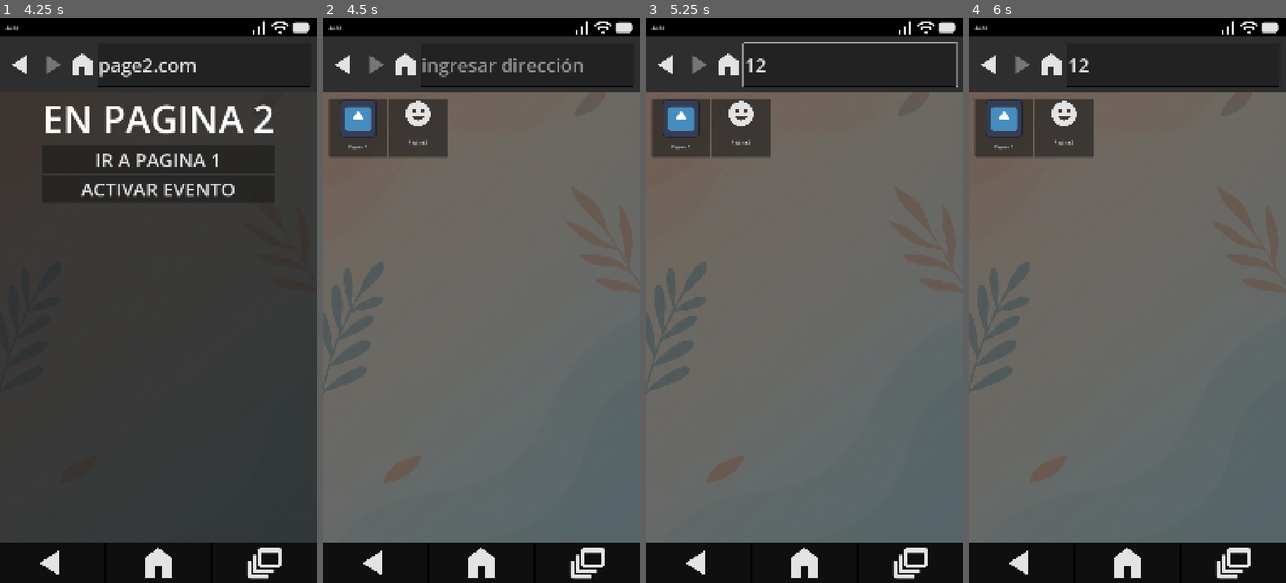
Above: before the commit, frames 1-4 (left to right).
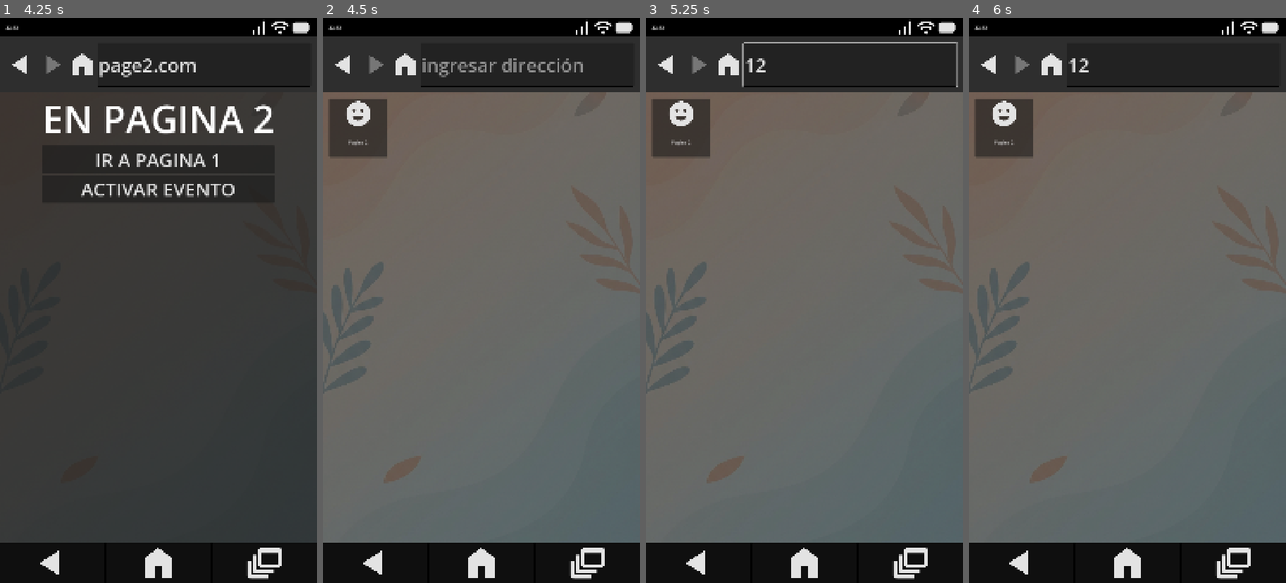
Above: after the commit, the same moments.

Repository: AlfredoCamarena/GD-Phone
Game: Godot game, scene res://_System/Main/main.tscn
The game is run twice, just before and just after one commit, with the same random seed, the same clock (stepped at 60 frames per second) and the same inputs. The engine's default icon, where the game draws it, is replaced by a stand-in: a white triangle on a blue panel in a dark square. Sound files missing from this copy of the repository are replaced by a short silence.
Inputs (mouse positions are in pixels of both pictures, inside the frame that each line leads up to):
- Up to frame 1 (4.25 s): click "Message" at 0.5 s; click (158, 74) at 1.25 s; click (12, 464) at 2 s; click (12, 464) at 2.75 s; click "Pagina 2" at 3.5 s
- Up to frame 2 (4.5 s): click (405, 63) at 4.25 s
- Up to frame 3 (5.25 s): click (848, 63) at 5.02 s; type "12" at 5.1 s
- Up to frame 4 (6 s): click (1051, 63) at 5.75 s

Frame 1 is identical in both runs. In frame 2, 2.7% of the frame differs, in the area x 5-40%, y 14-25%; in frame 3, 2.7%; in frame 4, 2.7%.

Commit message:
Save and show in bookmarks unlocked webpages

Diff:
--- a/_System/Main/main.gd
+++ b/_System/Main/main.gd
@@ -38,6 +38,7 @@
 	const WEB_BROWSER_SCENE = preload("uid://c15x2ptcs1e2l")
 	var browser := _open_app(WEB_BROWSER_SCENE) as WebBrowserApp
 	browser.navigate_to_page(data)
+	PlayerData.unlock_webpage(data)
 
 
 func _on_event_call(contact: ContactData, voice_audio: AudioStream) -> void:
--- a/_System/_Autoloads/player_data.gd
+++ b/_System/_Autoloads/player_data.gd
@@ -1,14 +1,11 @@
 extends Node
-
-var unlocked_photos: Array[PhotoData]
-#TODO: Remove dummy pages before pushing
-var unlocked_webpages: Array[WebpageData] = [
-	preload("uid://da6j7k6txtj65"),
-	preload("uid://b5x5vxmwbg3w")
-]
 
 signal photo_unlocked(new_photo: PhotoData)
 signal webpage_unlocked(new_webpage: WebpageData)
+
+var unlocked_photos: Array[PhotoData]
+var unlocked_webpages: Array[WebpageData]
+
 
 func add_photo(photo: PhotoData) -> void:
 	if not photo in unlocked_photos:
